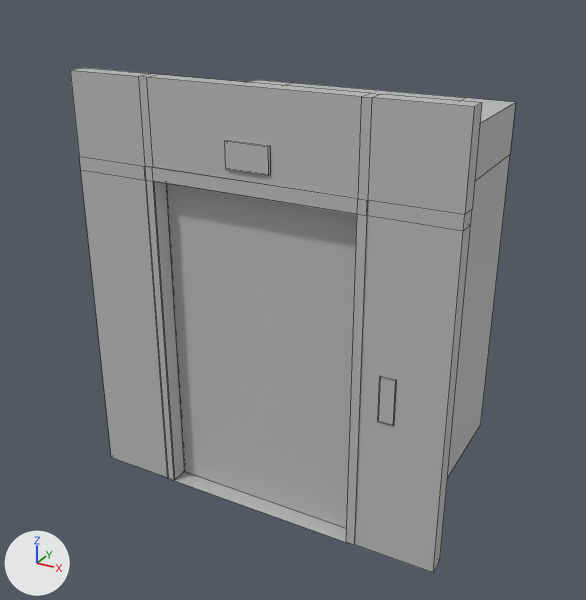
An edit to the FBX model Assets/FBXs/WallElevator.fbx, drawn before and after from the same camera.
Before and after are seen from a 50 mm lens placed at (3.63, -5.9, 5.02), pointed at (-0.15, 0.97, 1.58). The lights are fixed; the arrows at lower left show +X, +Y and +Z. Mesh edges are drawn as thin lines. Where no turn or scale is listed for an object, it has been applied to the vertices.

Names of what the first picture shows: 'ElevatorDoor', 'WallElevator1'.
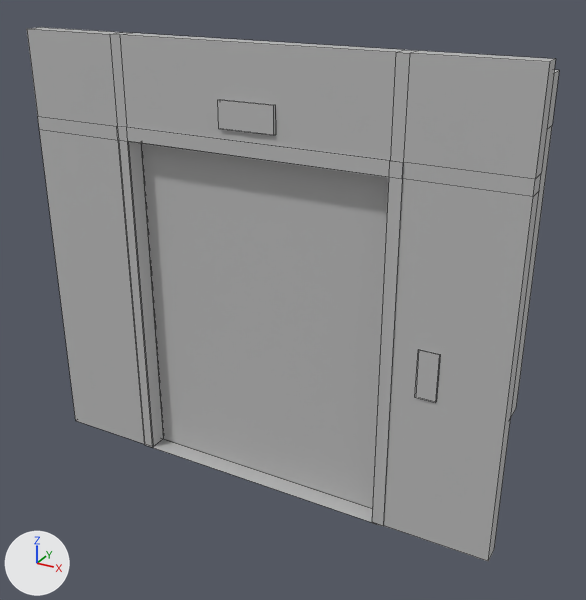
Patch to the scene script:
```diff
--- a/Assets/FBXs/WallElevator.fbx.py
+++ b/Assets/FBXs/WallElevator.fbx.py
@@ me_mesh_001 @@
 me_mesh_001.from_pydata(...)  # 132 vertices, 116 faces; spans x -1.92..1.93, y -1.32..1.41, z 0.0..4.29
 # used by ob_wallelevator1; location = (0.0, 1.21, -0.34)
+# me_mesh_001 part 1: the whole mesh is scaled about its middle by (1.25, 1, 1)
 me_mesh_001.materials.append(mat_wallelevatormat)
@@ ob_elevatordoor @@
 ob_elevatordoor = bpy.data.objects.new('ElevatorDoor', me_mesh)
-ob_elevatordoor.location = (0.0, 0.0, -0.34)
+ob_elevatordoor.location = (0.0, 0.0, 0.0)
@@ ob_wallelevator1 @@
 ob_wallelevator1 = bpy.data.objects.new('WallElevator1', me_mesh_001)
-ob_wallelevator1.location = (0.0, 1.21, -0.34)
+ob_wallelevator1.location = (0.0, 1.21, 0.0)
```

Location of each change, [x1, y1, x2, y2] in pixels of the pictures (586 x 600 px):
'WallElevator1', mesh rescaled, moved (19% wider)
    before: [70, 68, 516, 573]
    after: [27, 27, 559, 561]
'ElevatorDoor', moved
    before: [165, 184, 357, 528]
    after: [141, 144, 389, 508]
